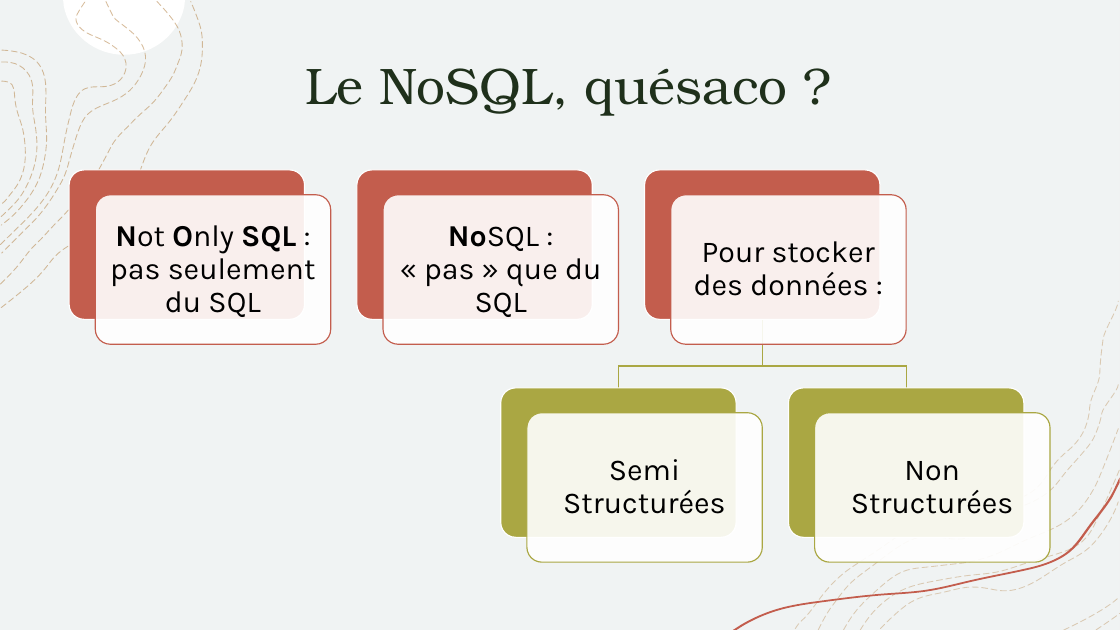
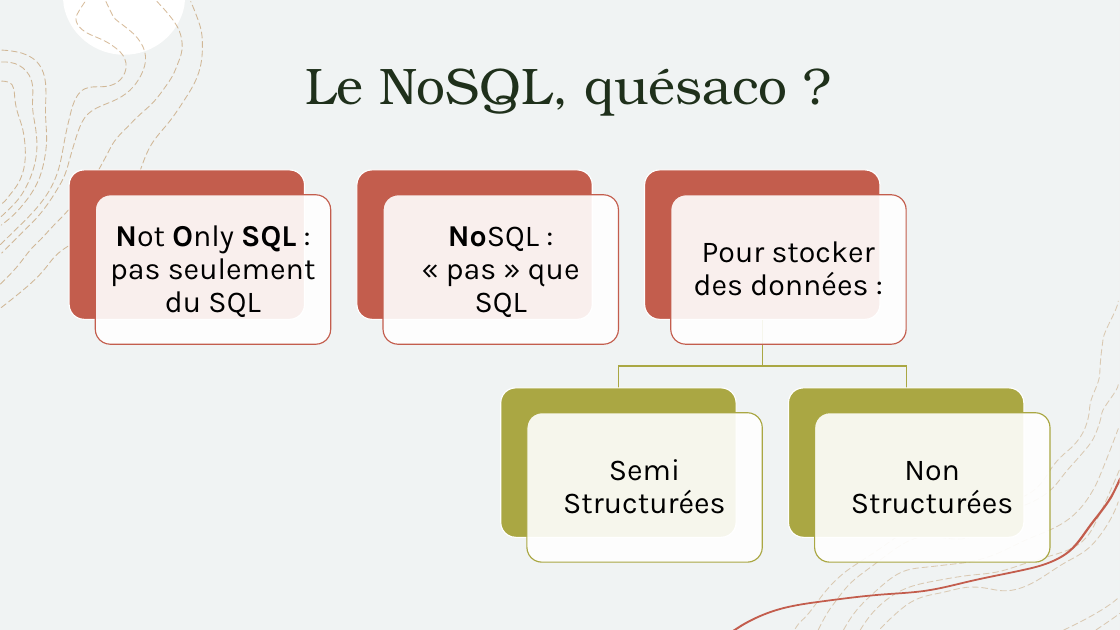
Before and after one commit to AnthonyRyck/Meetup, a slide deck: slide 4 of MeetupGraphDatabase/PresentationPPT/Meetup-Graph.pptx. Drawn at 1120x630 pixels with LibreOffice and Linux fonts; fonts in the diff are those of the drawing. Boxes give left, top, right and bottom in pixels: in the first picture for what was removed or moved away, otherwise in the second. Text is boxed around its words. In the diff, an @@ line names an element or a change of style, - is before the commit and + after.

```diff
--- a/MeetupGraphDatabase/PresentationPPT/Meetup-Graph.pptx
+++ b/MeetupGraphDatabase/PresentationPPT/Meetup-Graph.pptx
@@ text at bbox=[446, 226, 580, 317]: text changed @@
-NoSQL : « pas » que du SQL
+NoSQL : « pas » que SQL
```
Also in this commit, not shown: 2 other slides changed, 2 slides added.
